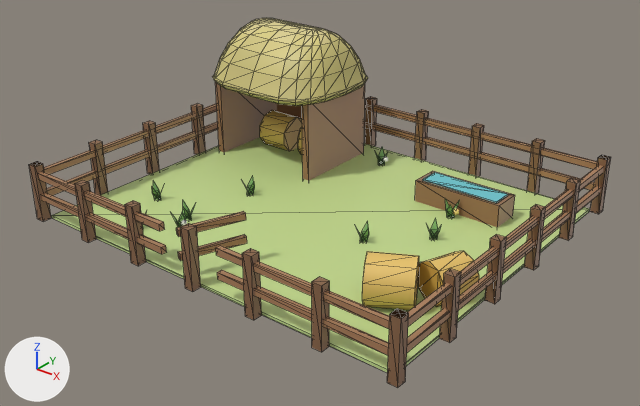
Before and after pictures for a commit that changed the glTF model godot/art/models/pasture.glb.
One viewpoint serves both versions: a 50 mm camera at (4.7, -5.92, 3.78) aimed at (0.13, -0.2, 0.24). The axes (+X, +Y, +Z) are drawn at lower left. The lights are the same throughout. The first picture is the older version. Mesh edges are drawn as thin lines on the coarser meshes. Vertices at exactly the same position are counted once.

Objects in the first picture: 'body', 'body_nh' and 1 more.
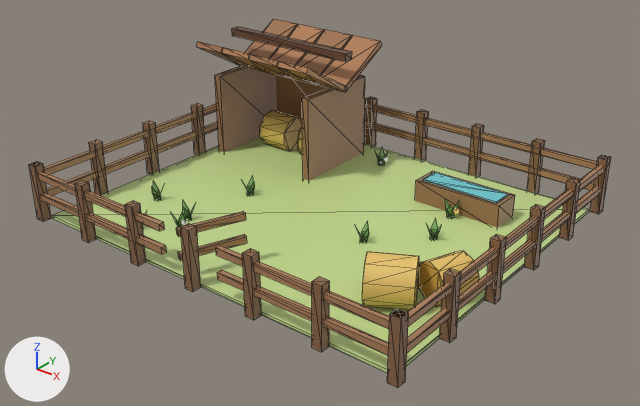
The change, as a diff of the scene's bpy script:
```diff
--- a/godot/art/models/pasture.glb.py
+++ b/godot/art/models/pasture.glb.py
@@ me_body @@
 # used by ob_body; location = (0.0, 0.0, 0.0)
-me_body.from_pydata(...)  # 592 vertices, 1002 faces; spans x -2.05..2.05, y -1.75..1.75, z 0.0..1.45
+me_body.from_pydata(...)  # 456 vertices, 732 faces; spans x -2.05..2.05, y -1.75..1.75, z 0.0..1.29
+# me_body part 1: a new loose piece, a box spanning x -1.975..-0.425, y 0.9..1.0, z 1.21..1.29, in mat_defaultmaterial
+# me_body part 2: a new loose piece of 14 vertices spanning x -1.94..-1.58, y 0.32..1.58, z 0.87..1.27, in mat_defaultmaterial
+# me_body part 3: a new loose piece of 14 vertices spanning x -1.57..-1.21, y 0.32..1.58, z 0.87..1.27, in mat_defaultmaterial
+# me_body part 4: a new loose piece of 14 vertices spanning x -1.19..-0.83, y 0.32..1.58, z 0.87..1.27, in mat_defaultmaterial
+# me_body part 5: a new loose piece of 14 vertices spanning x -0.82..-0.46, y 0.32..1.58, z 0.87..1.27, in mat_defaultmaterial
+# me_body part 6: the loose piece of 200 vertices spanning x -1.97..-0.43, y 0.3..1.6, z 0.82..1.45 is deleted
 me_body.materials.append(mat_defaultmaterial)
```

Boxes [x1, y1, x2, y2] around the edits, measured in the pictures (640 x 406 px):
'body', reshaped
    before: [29, 18, 611, 388]
    after: [29, 19, 611, 388]
part 1 of me_body, added (brown)
    after: [232, 27, 352, 62]
part 2 of me_body, added (brown)
    after: [196, 19, 298, 71]
part 3 of me_body, added (brown)
    after: [222, 24, 325, 78]
part 4 of me_body, added (brown)
    after: [249, 30, 352, 85]
part 5 of me_body, added (brown)
    after: [278, 35, 382, 92]
part 6 of me_body, deleted (beige)
    before: [212, 18, 368, 106]
